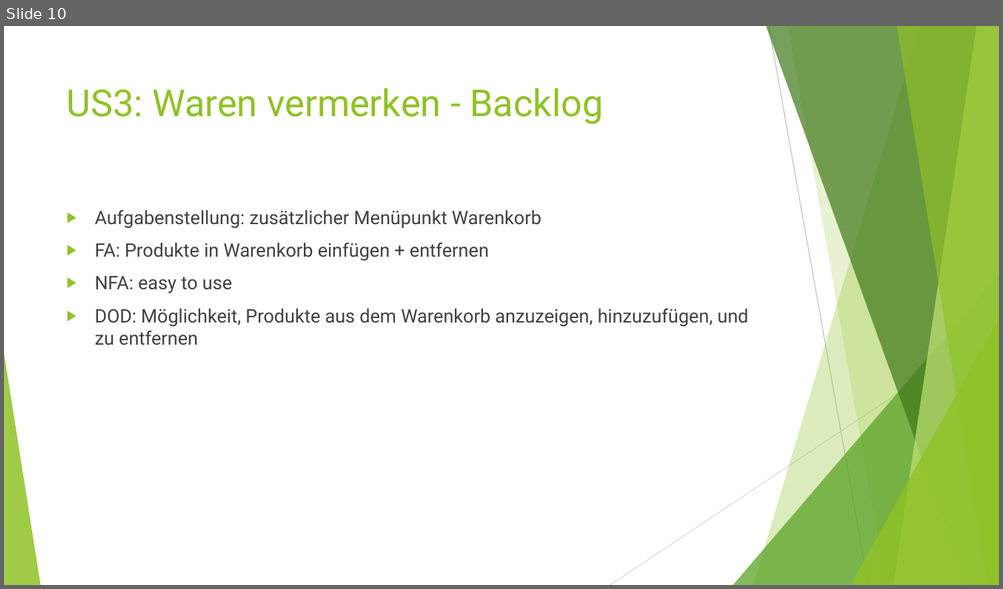
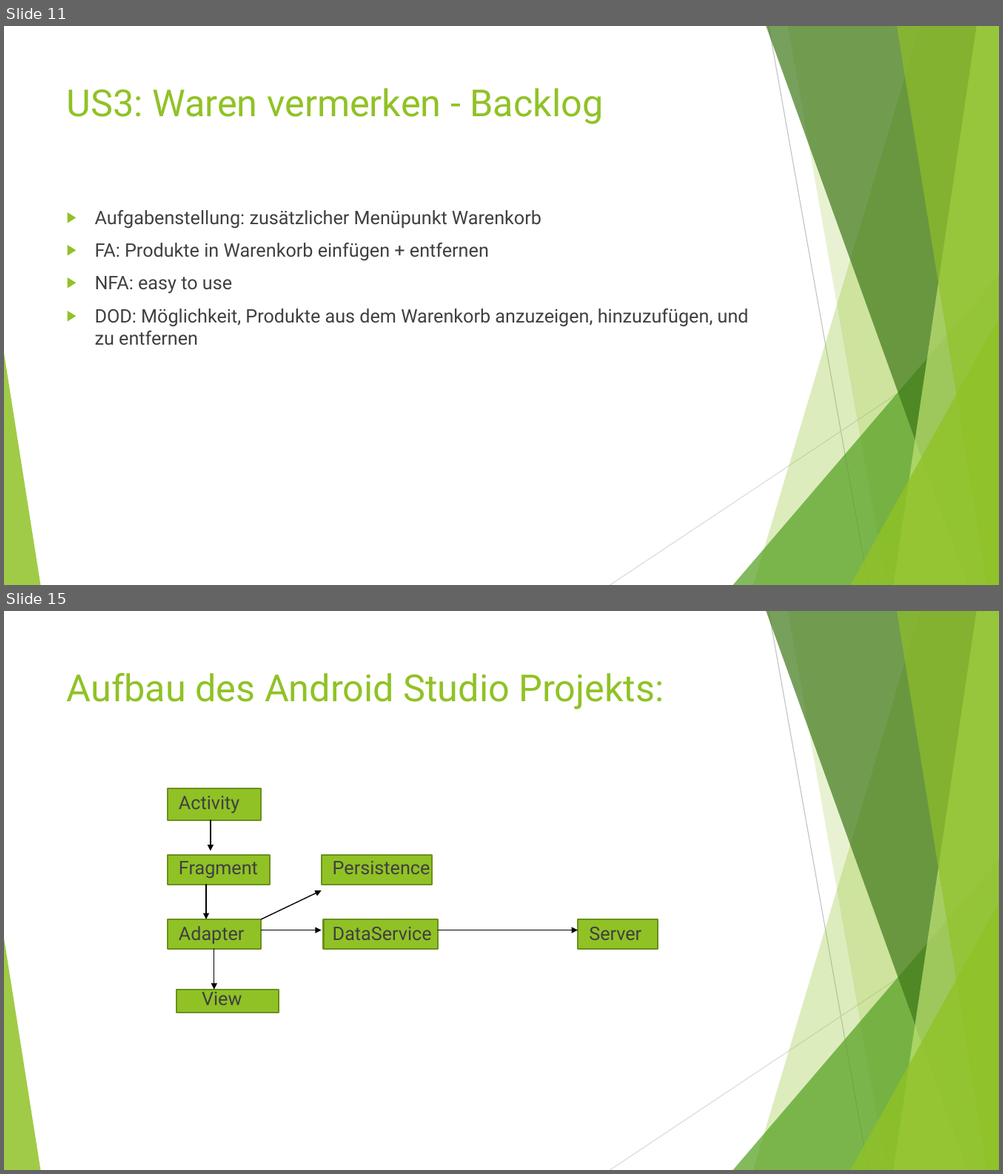
Before and after one commit to Grisdoff/Planet.Shop, a slide deck: Organisatorisches/Presentations/Presentation_WS.pptx. Shown one above the other, each under a label of ours: slide 10 before the commit, slides 11 and 15 after it; the slides between them are not shown. The pictures are 1003x589 and 1003x1174 pixels, drawn with LibreOffice and Linux fonts; fonts in the diff are those of the drawing. Boxes give left, top, right and bottom in pixels: in the first picture for what was removed or moved away, otherwise in the second. Text is boxed around its words. In the diff, an @@ line names an element or a change of style, - is before the commit and + after.

```diff
--- a/Organisatorisches/Presentations/Presentation_WS.pptx
+++ b/Organisatorisches/Presentations/Presentation_WS.pptx
@@ slide 15 added at (x1=4, y1=611, x2=999, y2=1170), background #FFFFFF; not listed: 10 template elements that a slide beside it also shows @@
@@ title added at (x1=67, y1=672, x2=664, y2=709), 36 pt, text #90C226 @@
+Aufbau des Android Studio Projekts:
@@ rectangle added at (x1=168, y1=789, x2=261, y2=820), fill #90C226, outline #6B901C 1.5 pt @@
@@ text added at (x1=179, y1=796, x2=641, y2=944), 18 pt, text #404040 @@
+Activity
+Fragment Persistence
+Adapter DataService Server
+View
@@ arrow added from (210, 820) to (210, 851), #000000 1 pt @@
@@ rectangle added at (x1=168, y1=855, x2=270, y2=885), fill #90C226, outline #6B901C 1.5 pt @@
@@ rectangle added at (x1=321, y1=855, x2=432, y2=885), fill #90C226, outline #6B901C 1.5 pt @@
@@ arrow added from (206, 885) to (206, 920), #000000 1 pt @@
@@ arrow added from (262, 920) to (321, 891), #000000 1 pt @@
@@ rectangle added at (x1=168, y1=920, x2=261, y2=950), fill #90C226, outline #6B901C 1.5 pt @@
@@ rectangle added at (x1=324, y1=920, x2=438, y2=950), fill #90C226, outline #6B901C 1.5 pt @@
@@ rectangle added at (x1=578, y1=920, x2=657, y2=950), fill #90C226, outline #6B901C 1.5 pt @@
@@ arrow added from (262, 931) to (321, 931), #000000 1 pt @@
@@ arrow added from (438, 931) to (578, 931), #000000 1 pt @@
@@ arrow added from (214, 949) to (214, 990), #000000 1 pt @@
@@ rectangle added at (x1=176, y1=990, x2=279, y2=1013), fill #90C226, outline #6B901C 1.5 pt @@
@@ what was slide 10 is now slide 11 @@
```
Also in this commit, not shown: 8 slides changed, 2 other slides added, 1 slide removed.
